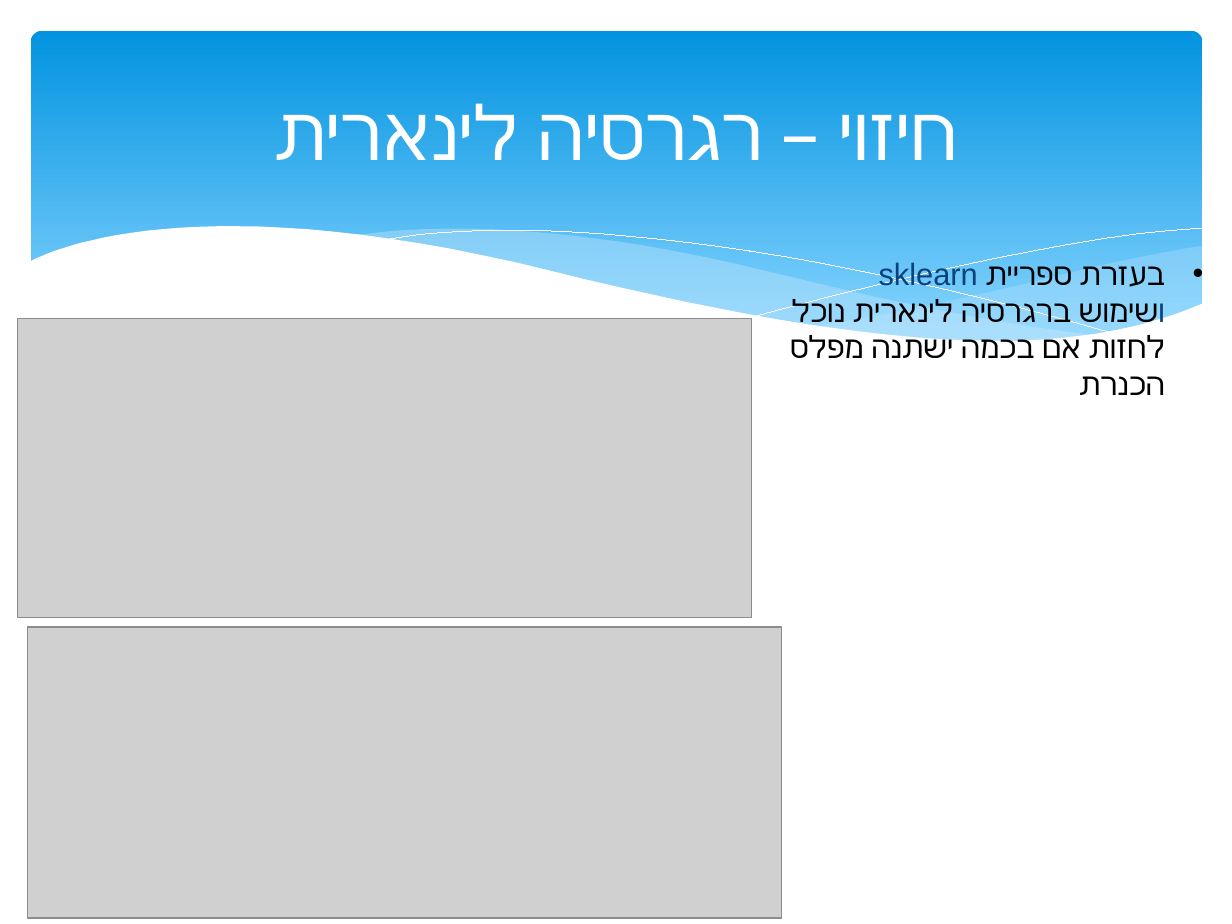
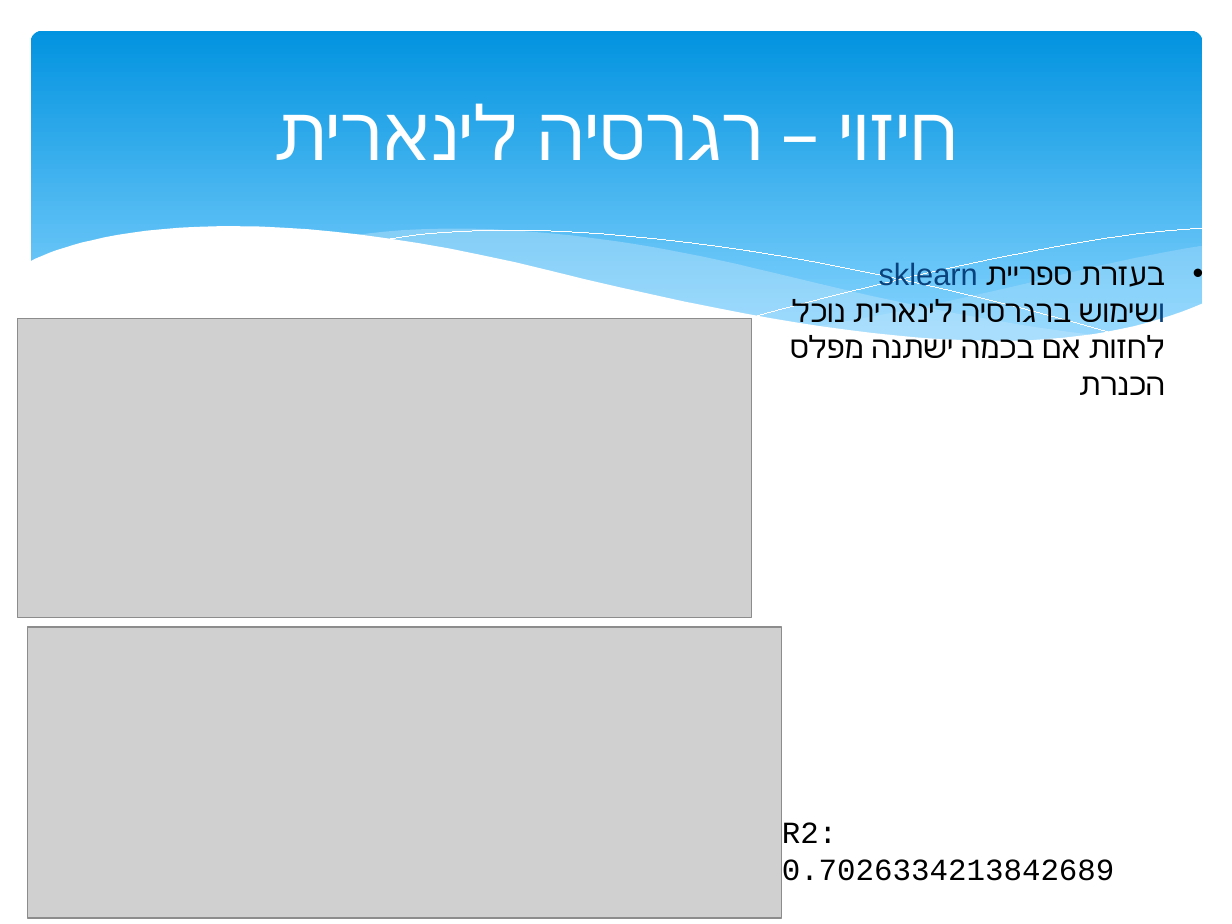
Before and after one commit to ronhadad/Kinneret, a slide deck: slide 17 of כנרת.pptx. Drawn at 1232x924 pixels with LibreOffice and Linux fonts; fonts in the diff are those of the drawing; grey boxes stand for pictures. Boxes give left, top, right and bottom in pixels: in the first picture for what was removed or moved away, otherwise in the second. Text is boxed around its words. In the diff, an @@ line names an element or a change of style, - is before the commit and + after.

```diff
--- a/כנרת.pptx
+++ b/כנרת.pptx
@@ text added at (782, 822, 1115, 881), 18 pt, text #000000 @@
+R2: 0.7026334213842689
```
Also in this commit, not shown: 1 other slide changed, 1 other file.
